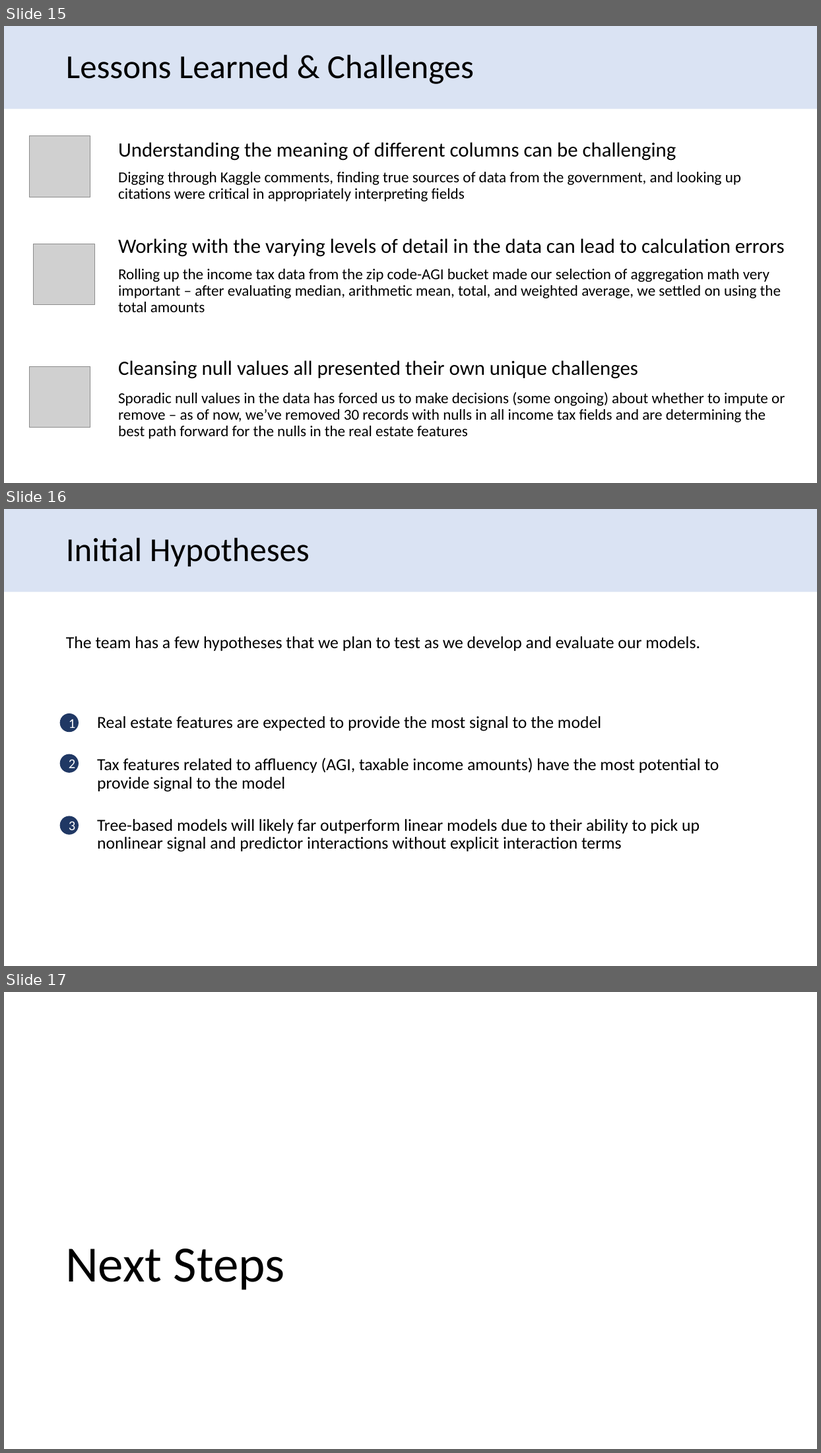
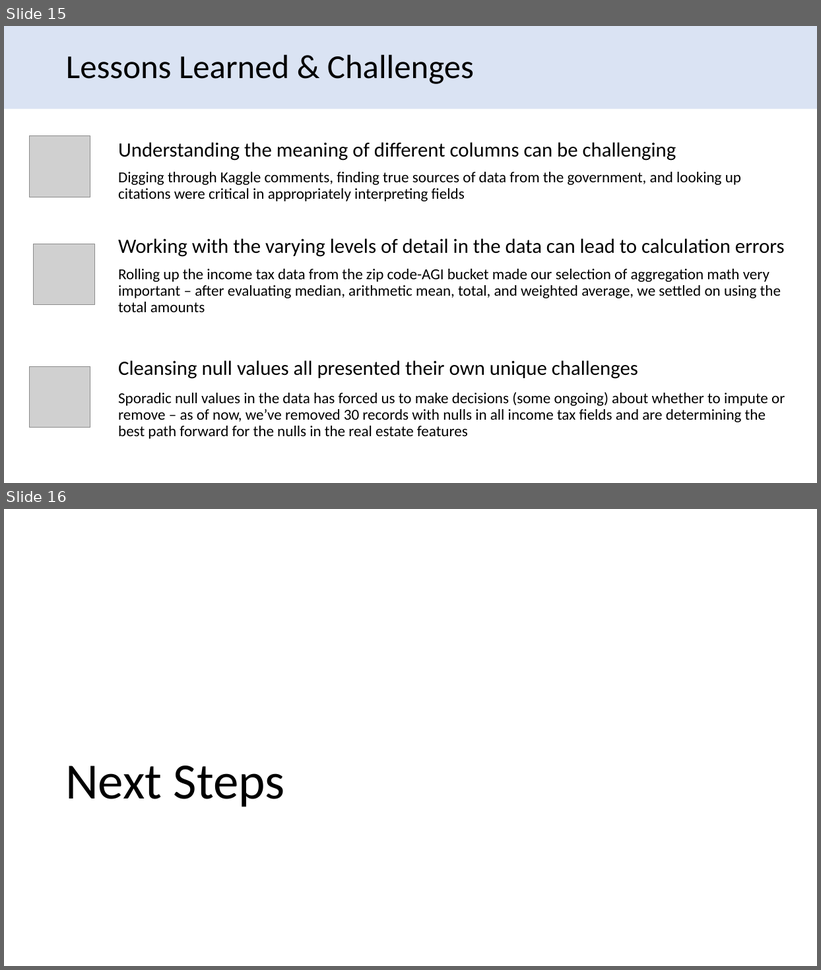
Before and after one commit to david-firrin/Real-Estate-Price-Prediction-With-Income-Tax-Data, a slide deck: Progress Presentation/team48progressreport.pptx. Shown one above the other, each under a label of ours: slides 15, 16 and 17 before the commit, slides 15 and 16 after it. The pictures are 821x1453 and 821x970 pixels, drawn with LibreOffice and Linux fonts; fonts in the diff are those of the drawing; grey boxes stand for pictures. Boxes give left, top, right and bottom in pixels: in the first picture for what was removed or moved away, otherwise in the second. Text is boxed around its words. In the diff, an @@ line names an element or a change of style, - is before the commit and + after.

```diff
--- a/Progress Presentation/team48progressreport.pptx
+++ b/Progress Presentation/team48progressreport.pptx
@@ slide 16 removed at (4, 509, 817, 966), background #FFFFFF; not listed: 1 template element that a slide beside it also shows @@
@@ title removed at (66, 537, 310, 567) @@
-Initial Hypotheses
@@ text removed at (66, 636, 719, 852) @@
-The team has a few hypotheses that we plan to test as we develop and evaluate our models.
-• Real estate features are expected to provide the most signal to the model
-• Tax features related to affluency (AGI, taxable income amounts) have the most potential to provide signal to the model
-• Tree-based models will likely far outperform linear models due to their ability to pick up nonlinear signal and predictor interactions without explicit interaction terms
@@ ellipse removed at (60, 714, 79, 732) @@
-1
@@ ellipse removed at (60, 755, 79, 773) @@
-2
@@ ellipse removed at (60, 817, 79, 835) @@
-3
@@ what was slide 17 is now slide 16 @@
```
Also in this commit, not shown: 9 slides changed, 1 slide added, 4 other files.
